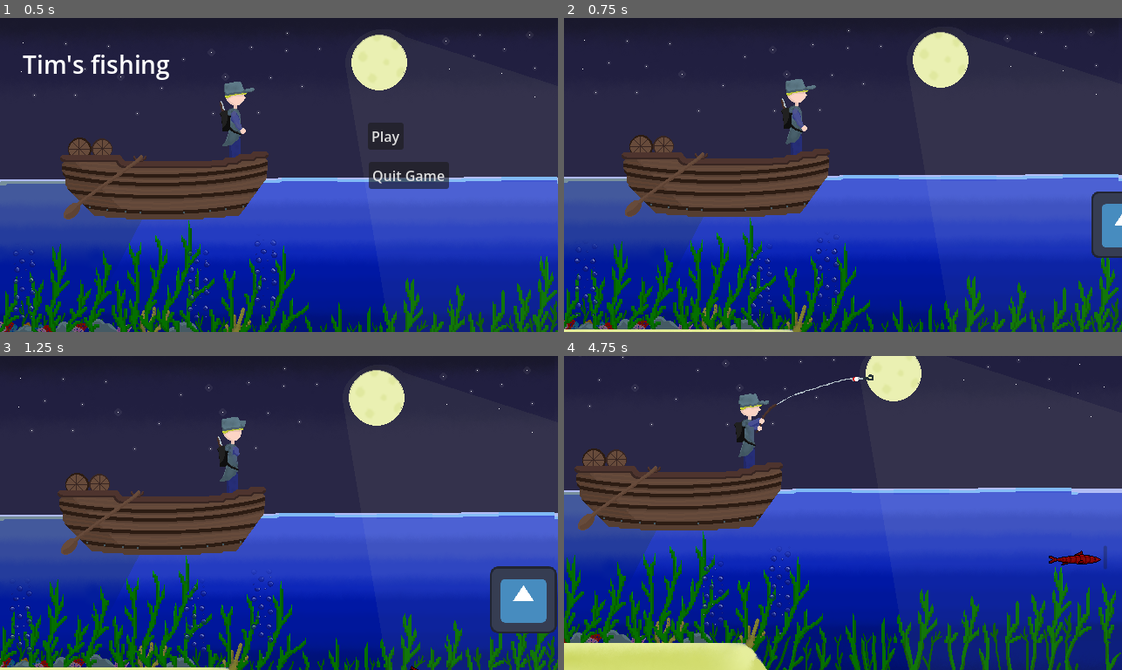
Above: before the commit, frames 1-4 (two rows, left to right).
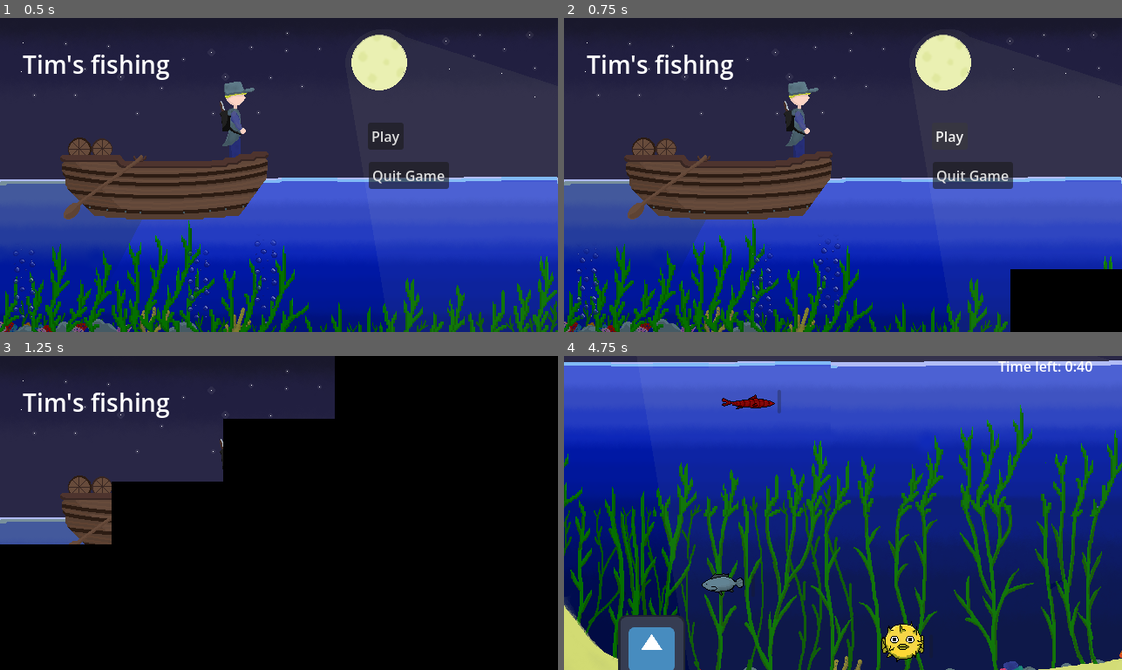
Above: after the commit, the same moments.

Repository: Timeo21/OGJ-8
Game: Godot game, scene res://scenes/title.tscn
Two runs of this game, one before a commit and one after it. Both use one fixed random seed, a clock stepped at 60 frames per second and the inputs below. The engine's default icon, where the game draws it, is replaced by a stand-in: a white triangle on a blue panel in a dark square. Sound files missing from this copy of the repository are replaced by a short silence.
Inputs (mouse positions are in pixels of both pictures, inside the frame that each line leads up to):
- Up to frame 1 (0.5 s): no input
- Up to frame 2 (0.75 s): click "Play" at 0.5 s
- Up to frame 3 (1.25 s): no input
- Up to frame 4 (4.75 s): click (949, 475) at 1.25 s, where only the run after the commit has a clickable "Play"; click (1021, 553) at 2 s, where only the run after the commit has a clickable "Go Fishing"; hold D (right) 2.78-3.53 s; hold D (right) from 4.28 s (still down)

Frame 1 is identical in both runs. In frame 2, 19% of the frame differs, in the area x 0-100%, y 3-100%; in frame 3, 78%; in frame 4, 97%, in the area x 0-100%, y 0-100%.

Commit message:
Refactor main scene and fishing flow
Rework main scene and game flow: replace the old Main script with a new scripts/main.gd that manages UI, timer, and fishing state; update main.tscn to restructure UI (CanvasLayer), add labels, buttons, camera/marker hierarchy, fish spawners and button connections. Add Camera2D signals (on_reach_game_pos/on_reach_menu_pos) and button handler to trigger camera moves. Update fish.gd to export value and emit SignalBus.fish_caugth when captured. Add fish_caugth signal to the global SignalBus. Add Fisherman class_name, throw_line and _on_button_pressed handlers. Small change in game_manager to use TransitionPlayer.change_scene. Overall wires up UI, camera, and signaling for the fishing round flow and updates label/timer logic.

Diff:
--- a/scenes/main.gd
+++ /dev/null
@@ -1,14 +0,0 @@
-class_name Main
-extends Node
-
-var money: int = 0
-var day: int = 0
-
-# Called when the node enters the scene tree for the first time.
-func _ready() -> void:
-	pass # Replace with function body.
-
-
-# Called every frame. 'delta' is the elapsed time since the previous frame.
-func _process(delta: float) -> void:
-	pass
--- a/scenes/main.tscn
+++ b/scenes/main.tscn
@@ -2,7 +2,7 @@
 
 [ext_resource type="Script" uid="uid://b2uoh7rwwhg1" path="res://scripts/camera_2d.gd" id="1_o5qli"]
 [ext_resource type="Texture2D" uid="uid://vvxuluj886re" path="res://assets/decorations/big_background.png" id="1_o6xl0"]
-[ext_resource type="Script" path="res://scenes/main.gd" id="1_trceg"]
+[ext_resource type="Script" uid="uid://bpr16eerg5ei7" path="res://scripts/main.gd" id="1_trceg"]
 [ext_resource type="Texture2D" uid="uid://c0u40vkadh478" path="res://assets/decorations/boat.png" id="2_o6xl0"]
 [ext_resource type="SpriteFrames" uid="uid://b1c65icbodgvh" path="res://assets/fisherman_throw_line.tres" id="2_ya4ey"]
 [ext_resource type="Script" uid="uid://dobt22ok04tf3" path="res://scripts/fisherman.gd" id="3_eb6dy"]
@@ -14,6 +14,8 @@
 [ext_resource type="PackedScene" uid="uid://ctn57t3f21df" path="res://scenes/hard_fish.tscn" id="8_tipki"]
 [ext_resource type="PackedScene" uid="uid://jxmvxldnlq18" path="res://scenes/wave.tscn" id="13_trceg"]
 
+[sub_resource type="LabelSettings" id="LabelSettings_trceg"]
+
 [sub_resource type="AtlasTexture" id="AtlasTexture_m6jnb"]
 atlas = ExtResource("4_trceg")
 region = Rect2(0, 0, 480, 120)
@@ -74,19 +76,59 @@
 [node name="Main" type="Node" unique_id=2076612375]
 script = ExtResource("1_trceg")
 
-[node name="UI" type="Node" parent="." unique_id=131593825]
+[node name="UI" type="CanvasLayer" parent="." unique_id=1388712454]
 
 [node name="Menu UI" type="Control" parent="UI" unique_id=677685714]
 layout_mode = 3
-anchors_preset = 0
+anchors_preset = 15
+anchor_right = 1.0
+anchor_bottom = 1.0
+grow_horizontal = 2
+grow_vertical = 2
+
+[node name="Button" type="Button" parent="UI/Menu UI" unique_id=863631370]
+z_index = 99
+layout_mode = 1
+anchors_preset = 6
+anchor_left = 1.0
+anchor_top = 0.5
+anchor_right = 1.0
+anchor_bottom = 0.5
+offset_left = -155.0
+offset_top = 19.0
+offset_right = -79.875
+offset_bottom = 73.0
+grow_horizontal = 0
+grow_vertical = 2
+text = "Go
+Fishing"
+
+[node name="MoneyLabel" type="Label" parent="UI/Menu UI" unique_id=1941556402]
+layout_mode = 0
 offset_right = 40.0
-offset_bottom = 40.0
+offset_bottom = 23.0
+text = "Money:"
 
 [node name="Game UI" type="Control" parent="UI" unique_id=57630753]
+visible = false
 layout_mode = 3
-anchors_preset = 0
-offset_right = 40.0
-offset_bottom = 40.0
+anchors_preset = 15
+anchor_right = 1.0
+anchor_bottom = 1.0
+grow_horizontal = 2
+grow_vertical = 2
+
+[node name="Label" type="Label" parent="UI/Game UI" unique_id=617074833]
+z_index = 99
+layout_mode = 1
+anchors_preset = 1
+anchor_left = 1.0
+anchor_right = 1.0
+offset_left = -142.0
+offset_bottom = 23.0
+grow_horizontal = 0
+text = "Time Left : 6:07"
+label_settings = SubResource("LabelSettings_trceg")
 
 [node name="Visuals" type="Node" parent="." unique_id=505781156]
 
@@ -149,27 +191,86 @@
 [node name="Cursor" parent="Gameplay" unique_id=29777647 instance=ExtResource("3_sugp2")]
 position = Vector2(649, 237)
 
-[node name="CameraMenu" type="Marker2D" parent="Gameplay" unique_id=138323782]
-unique_name_in_owner = true
-position = Vector2(323, 183)
-
-[node name="CameraGame" type="Marker2D" parent="Gameplay" unique_id=1192370895]
-unique_name_in_owner = true
-position = Vector2(694, 378)
-
-[node name="TopLeftMarker" type="Marker2D" parent="Gameplay" unique_id=1953625695]
-unique_name_in_owner = true
-position = Vector2(374, 198)
-
-[node name="BotRightMarker" type="Marker2D" parent="Gameplay" unique_id=1583128163]
-unique_name_in_owner = true
-position = Vector2(1014, 550)
-
 [node name="FishNormal" parent="Gameplay" unique_id=2065414123 instance=ExtResource("6_o6xl0")]
 position = Vector2(817, 328)
+value = 3
 
 [node name="FishEasy" parent="Gameplay" unique_id=649289354 instance=ExtResource("7_tipki")]
 position = Vector2(542, 399)
+value = 2
 
 [node name="HardFish" parent="Gameplay" unique_id=900989302 instance=ExtResource("8_tipki")]
 position = Vector2(778, 467)
+value = 4
+
+[node name="Markers" type="Node" parent="Gameplay" unique_id=555657206]
+
+[node name="Camera" type="Node" parent="Gameplay/Markers" unique_id=1508255614]
+
+[node name="CameraMenu" type="Marker2D" parent="Gameplay/Markers/Camera" unique_id=138323782]
+unique_name_in_owner = true
+position = Vector2(323, 183)
+
+[node name="CameraGame" type="Marker2D" parent="Gameplay/Markers/Camera" unique_id=1192370895]
+unique_name_in_owner = true
+position = Vector2(694, 378)
+
+[node name="Border" type="Node" parent="Gameplay/Markers" unique_id=680484668]
+
+[node name="TopLeftMarker" type="Marker2D" parent="Gameplay/Markers/Border" unique_id=1953625695]
+unique_name_in_owner = true
+position = Vector2(374, 198)
+
+[node name="BotRightMarker" type="Marker2D" parent="Gameplay/Markers/Border" unique_id=1583128163]
+unique_name_in_owner = true
+position = Vector2(1014, 550)
+
+[node name="FishSpawners" type="Node" parent="Gameplay/Markers" unique_id=795194546]
+
+[node name="FishSpawner1" type="Marker2D" parent="Gameplay/Markers/FishSpawners" unique_id=1962550807]
+unique_name_in_owner = true
+position = Vector2(443, 503)
+
+[node name="FishSpawner2" type="Marker2D" parent="Gameplay/Markers/FishSpawners" unique_id=906274505]
+unique_name_in_owner = true
+position = Vector2(467, 413)
+
+[node name="FishSpawner3" type="Marker2D" parent="Gameplay/Markers/FishSpawners" unique_id=924182293]
+unique_name_in_owner = true
+position = Vector2(572, 485)
+
+[node name="FishSpawner4" type="Marker2D" parent="Gameplay/Markers/FishSpawners" unique_id=531173675]
+unique_name_in_owner = true
+position = Vector2(613, 393)
+
+[node name="FishSpawner5" type="Marker2D" parent="Gameplay/Markers/FishSpawners" unique_id=84394125]
+unique_name_in_owner = true
+position = Vector2(702, 484)
+
+[node name="FishSpawner6" type="Marker2D" parent="Gameplay/Markers/FishSpawners" unique_id=1817077165]
+unique_name_in_owner = true
+position = Vector2(763, 402)
+
+[node name="FishSpawner7" type="Marker2D" parent="Gameplay/Markers/FishSpawners" unique_id=648265356]
+unique_name_in_owner = true
+position = Vector2(879, 467)
+
+[node name="FishSpawner8" type="Marker2D" parent="Gameplay/Markers/FishSpawners" unique_id=1643096375]
+unique_name_in_owner = true
+position = Vector2(954, 368)
+
+[node name="FishSpawner9" type="Marker2D" parent="Gameplay/Markers/FishSpawners" unique_id=561680780]
+unique_name_in_owner = true
+position = Vector2(850, 357)
+
+[node name="FishSpawner10" type="Marker2D" parent="Gameplay/Markers/FishSpawners" unique_id=1293148060]
+unique_name_in_owner = true
+position = Vector2(741, 266)
+
+[node name="FishSpawner11" type="Marker2D" parent="Gameplay/Markers/FishSpawners" unique_id=794724473]
+unique_name_in_owner = true
+position = Vector2(918, 250)
+
+[connection signal="pressed" from="UI/Menu UI/Button" to="." method="_on_fishing_button_pressed"]
+[connection signal="pressed" from="UI/Menu UI/Button" to="Visuals/Fisherman" method="_on_button_pressed"]
+[connection signal="pressed" from="UI/Menu UI/Button" to="Gameplay/Camera2D" method="_on_button_pressed"]
--- a/scripts/camera_2d.gd
+++ b/scripts/camera_2d.gd
@@ -7,6 +7,9 @@
 var time: float
 var timer: float
 var current: Vector2
+
+signal on_reach_game_pos
+signal on_reach_menu_pos
 
 func _ready() -> void:
 	var marker: Marker2D = %CameraMenu
@@ -24,9 +27,14 @@
 		timer = time
 		position = lerp(current, target, timer/time)
 		current = position
+		if target == game_pos:
+			on_reach_game_pos.emit()
+		elif target == menu_pos:
+			on_reach_menu_pos.emit()
 		time = 0
 	else:
 		position = lerp(current, target, timer/time)
+
 	timer += delta
 	pass
 
@@ -39,8 +47,6 @@
 		_: target = menu_pos
 	pass
 
-func _input(event: InputEvent) -> void:
-	if event.is_action_pressed("right"):
-		move_to(1,3)
-	if event.is_action_pressed("up"):
-		move_to(0,3)
+func _on_button_pressed() -> void:
+	move_to(1,3)
+	pass
--- a/scripts/fish.gd
+++ b/scripts/fish.gd
@@ -10,8 +10,11 @@
 
 @export var capture_speed:float = 0.1
 @export var decay_speed:float = -0.075
+@export var value:int = 1
 
 var capture_progress:float
+
+signal on_captured
 
 
 func _ready() -> void:
@@ -48,5 +51,6 @@
 		dir = (dir.normalized() + Vector2.DOWN).normalized()
 
 func capture() -> void:
+	SignalBus.fish_caugth.emit(value)
 	queue_free()
 	pass
--- a/scripts/fisherman.gd
+++ b/scripts/fisherman.gd
@@ -1,3 +1,4 @@
+class_name Fisherman
 extends AnimatedSprite2D
 
 @onready var line: AnimatedSprite2D = $Line
@@ -8,8 +9,6 @@
 	line.visible = false
 	if title:
 		play("Title_Animation")
-	else:
-		play("default")
 
 
 func _process(delta: float) -> void:
@@ -17,3 +16,11 @@
 		line.visible = true
 		line.play("default")
 	pass
+
+func throw_line() -> void:
+	play("default")
+
+
+func _on_button_pressed() -> void:
+	throw_line()
+	pass
--- a/scripts/game_manager.gd
+++ b/scripts/game_manager.gd
@@ -15,4 +15,4 @@
 
 
 func _on_button_pressed() -> void:
-	get_tree().change_scene_to_file("res://scenes/main.tscn")
+	TransitionPlayer.change_scene("res://scenes/main.tscn")
--- /dev/null
+++ b/scripts/main.gd
@@ -0,0 +1,67 @@
+class_name Main
+extends Node
+
+@onready var time_label: Label = $"UI/Game UI/Label"
+@onready var money_label: Label = $"UI/Menu UI/MoneyLabel"
+@onready var camera_2d: Camera2D = $Gameplay/Camera2D
+@onready var menu_ui: Control = $"UI/Menu UI"
+@onready var game_ui: Control = $"UI/Game UI"
+
+var time_left: float
+var time: float = 40
+var fishing: bool = false
+
+# Called when the node enters the scene tree for the first time.
+func _ready() -> void:
+	camera_2d.on_reach_game_pos.connect(func(): start_timer())
+	camera_2d.on_reach_menu_pos.connect(func(): open_summary())
+	SignalBus.fish_caugth.connect(_on_fish_caugth)
+	pass # Replace with function body.
+
+
+# Called every frame. 'delta' is the elapsed time since the previous frame.
+func _process(delta: float) -> void:
+	update_labels()
+	if not fishing:
+		return
+	update_timer(time_left)
+	time_left -= delta
+	if time_left <= 0:
+		time_left = 0
+		fishing = false
+		camera_2d.move_to(0,3)
+	pass
+
+func open_summary() -> void:
+	_on_back_to_menu()
+	pass
+
+func _on_back_to_menu() -> void:
+	menu_ui.visible = true
+	game_ui.visible = false
+
+func _on_fishing_button_pressed() -> void:
+	menu_ui.visible = false
+	game_ui.visible = true
+	update_timer(time)
+	pass
+
+func start_timer() -> void:
+	fishing = true
+	time_left = time
+
+func _on_fish_caugth(money: int):
+	GameState.bank_money += money
+
+func days_end() -> void:
+	fishing = false
+
+func update_labels() -> void:
+	money_label.text = "Money: "+str(GameState.bank_money)
+
+func update_timer(time: float) -> void:
+	var sec: int = floori(time)%60
+	var min: int = floori(floori(time)/60)
+	var min_txt:String = str(min)+":"
+	var sec_txt:String = "0"+str(sec) if sec < 10 else str(sec)
+	time_label.text = "Time left: " + min_txt+sec_txt
--- a/scripts/singletons/signal_bus.gd
+++ b/scripts/singletons/signal_bus.gd
@@ -1,3 +1,5 @@
 extends Node
 
 signal items_updated
+
+signal fish_caugth(value)
Not shown, changed: scripts/fish.gd.uid
Renamed: scenes/main.gd.uid -> scripts/main.gd.uid
